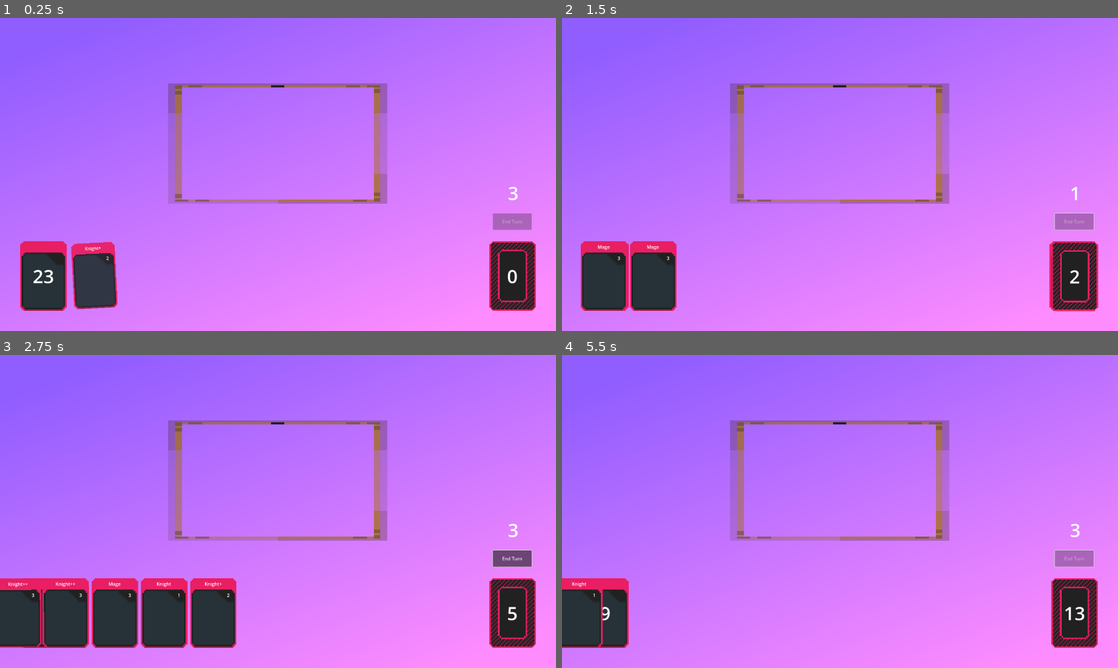
Above: before the commit, frames 1-4 (two rows, left to right).
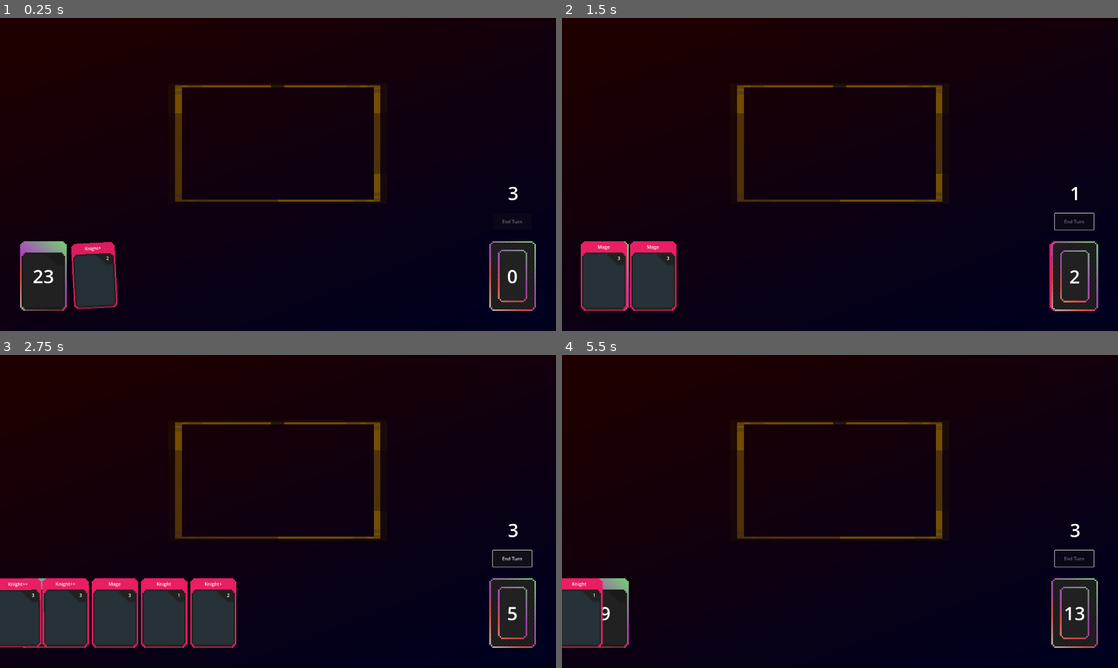
Above: after the commit, the same moments.

Repository: brandon-relentnet/deck-management
Game: Godot game, scene res://main.tscn
Same seed, same stepped clock (60 frames per second), same inputs: the game is played once before the commit and once after it.
Inputs (mouse positions are in pixels of both pictures, inside the frame that each line leads up to):
- Up to frame 1 (0.25 s): no input
- Up to frame 2 (1.5 s): drag from (706, 274) to (840, 143) at 0.52 s; click "End Turn" at 1.25 s
- Up to frame 3 (2.75 s): drag from (166, 527) to (100, 611) at 2.02 s
- Up to frame 4 (5.5 s): click "End Turn" at 2.75 s; move the mouse to (617, 611) at 3.52 s; click (617, 611) at 3.67 s; drag from (717, 611) to (1073, 611) at 4.27 s; click "End Turn" at 5 s

The runs differ from the first frame. In frame 1, 96% of the frame differs, in the area x 0-100%, y 0-100%; in frame 2, 95%; in frame 3, 90%; in frame 4, 96%.

Commit message:
Heavily updated the card art.

Diff:
--- a/main.tscn
+++ b/main.tscn
@@ -10,7 +10,7 @@
 [ext_resource type="PackedScene" uid="uid://cuayje03ahsa6" path="res://scenes/card_pile_view.tscn" id="8_5vw27"]
 
 [sub_resource type="Gradient" id="Gradient_7mycd"]
-colors = PackedColorArray(0.564706, 0.364706, 1, 1, 1, 0.552941, 1, 1)
+colors = PackedColorArray(0.121569, 0, 0, 1, 0, 0, 0.121569, 1)
 
 [sub_resource type="GradientTexture2D" id="GradientTexture2D_272bh"]
 gradient = SubResource("Gradient_7mycd")
--- a/scenes/card_pile_view.tscn
+++ b/scenes/card_pile_view.tscn
@@ -2,8 +2,8 @@
 
 [ext_resource type="Script" uid="uid://bgqglerkcylxx" path="res://addons/SmoothScroll/SmoothScrollContainer.gd" id="1_rqpms"]
 [ext_resource type="Script" uid="uid://b7h0k2h2qwlqv" path="res://addons/SmoothScroll/scroll_damper/expo_scroll_damper.gd" id="2_achfp"]
-[ext_resource type="Texture2D" uid="uid://b8vppoupuycxn" path="res://assets/red-card-front.png" id="3_wdv8o"]
-[ext_resource type="Texture2D" uid="uid://ctx0154o1b8ax" path="res://assets/red-card-back.png" id="4_67a2i"]
+[ext_resource type="Texture2D" uid="uid://cwabyvmcqrkxt" path="res://assets/card-front-default.png" id="3_rqpms"]
+[ext_resource type="Texture2D" uid="uid://bgm8y5grgapbq" path="res://assets/card-back-default.png" id="4_achfp"]
 
 [sub_resource type="Resource" id="Resource_fdvxv"]
 script = ExtResource("2_achfp")
@@ -89,7 +89,7 @@
 texture_filter = 1
 position = Vector2(150, 890)
 scale = Vector2(2.5, 2.5)
-texture = ExtResource("3_wdv8o")
+texture = ExtResource("3_rqpms")
 
 [node name="DrawPileLabel" type="RichTextLabel" parent="."]
 z_index = 2
@@ -107,7 +107,7 @@
 texture_filter = 1
 position = Vector2(1770, 890)
 scale = Vector2(2.5, 2.5)
-texture = ExtResource("4_67a2i")
+texture = ExtResource("4_achfp")
 
 [node name="DiscardPileLabel" type="RichTextLabel" parent="."]
 z_index = 2
--- a/scenes/deck.tscn
+++ b/scenes/deck.tscn
@@ -1,7 +1,7 @@
 [gd_scene load_steps=4 format=3 uid="uid://blkw2nye87d4a"]
 
 [ext_resource type="Script" uid="uid://dq60712ifc7uv" path="res://scripts/deck.gd" id="1_f0yuw"]
-[ext_resource type="Texture2D" uid="uid://b8vppoupuycxn" path="res://assets/red-card-front.png" id="2_6rnap"]
+[ext_resource type="Texture2D" uid="uid://cwabyvmcqrkxt" path="res://assets/card-front-default.png" id="2_6rnap"]
 
 [sub_resource type="RectangleShape2D" id="RectangleShape2D_lquwl"]
 size = Vector2(160, 240)
--- a/scenes/discard.tscn
+++ b/scenes/discard.tscn
@@ -1,7 +1,7 @@
 [gd_scene load_steps=4 format=3 uid="uid://csw2g32wfd03q"]
 
 [ext_resource type="Script" uid="uid://cttm3ew5cgav1" path="res://scripts/discard.gd" id="1_m1mm0"]
-[ext_resource type="Texture2D" uid="uid://ctx0154o1b8ax" path="res://assets/red-card-back.png" id="2_m1mm0"]
+[ext_resource type="Texture2D" uid="uid://bgm8y5grgapbq" path="res://assets/card-back-default.png" id="2_m1mm0"]
 
 [sub_resource type="RectangleShape2D" id="RectangleShape2D_5vw27"]
 size = Vector2(160, 240)
Binary file added: assets/card-back-core.png
Not shown, added: assets/card-back-core.png.import
Binary file added: assets/card-back-default.png
Not shown, added: assets/card-back-default.png.import
Binary file added: assets/card-back-power.png
Not shown, added: assets/card-back-power.png.import
Binary file added: assets/card-back-skill.png
Not shown, added: assets/card-back-skill.png.import
Binary file added: assets/card-back-temp.png
Not shown, added: assets/card-back-temp.png.import
Binary file added: assets/card-front-core.png
Not shown, added: assets/card-front-core.png.import
(and 9 more such lines)
